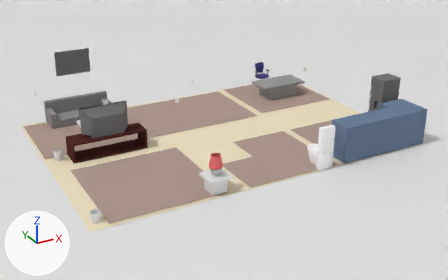
One commit to the Blender file blender/smarthome_out.blend: the scene before it, then after it.
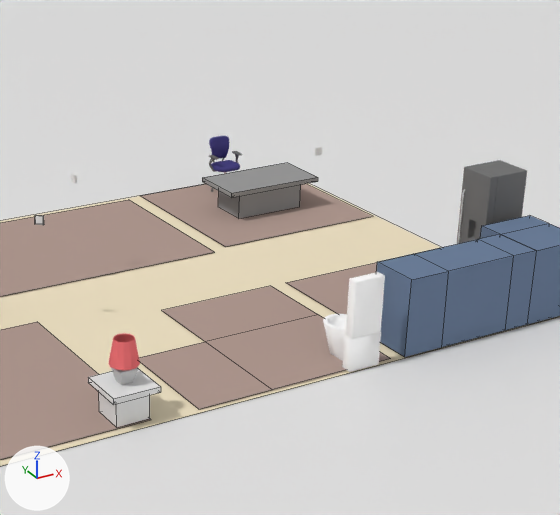
Each version is shown whole from a 50 mm lens placed at (-8.07, -15.21, 7.36), pointed at (0.0, -0.53, 0.02), then close up on the part from 35% to 93% of the width and 0% to 84% of the height. The lights are fixed; the arrows at lower left show +X, +Y and +Z. The close-ups show mesh edges as thin lines.

The first close-up shows 'bathroomCarpet', 'bedroomCarpet', 'bedroom_table', 'floor', 'fridge_door', 'ground', 'kitchenCarpet', 'kitchenTable', 'livingCarpet', 'officeCarpet', 'office_table', 'toilet'.
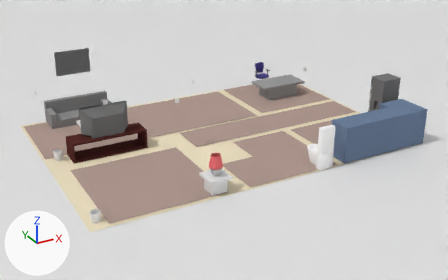
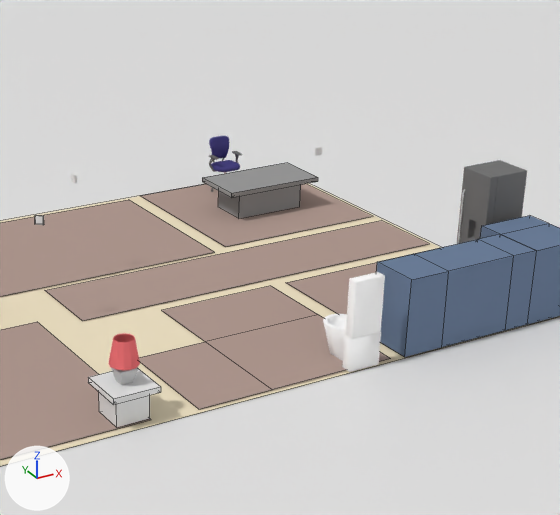
Location of each change, (x1, y1, x2, y2) in pixels of the close-ups (560 x 515 px):
'hallwayCarpet', added (beige): after (45, 221, 429, 321)

Patch to the scene script:
```diff
--- a/blender/smarthome_out.blend.py
+++ b/blender/smarthome_out.blend.py
@@ mat_carpet_001 @@
+mat_carpet_001 = diffuse_material('carpet.001')
+mat_carpet_001.base_color = (0.439, 0.323, 0.282)  # beige #b19a91
@@ me_plane_006 @@
+me_plane_006.from_pydata([(-1.0, -0.75, 0.0), (2.59, -0.75, 0.0), (-1.0, 1.0, 0.0), (2.59, 1.0, 0.0)], [], [(0, 1, 3, 2)])
+me_plane_006.materials.append(mat_carpet_001)  # beige #b19a91
@@ ob_hallwaycarpet @@
+ob_hallwaycarpet = bpy.data.objects.new('hallwayCarpet', me_plane_006)
+ob_hallwaycarpet.location = (0.7, -0.09, 0.02)
+ob_hallwaycarpet.scale = (1.63, 0.667, 1.53)
```
